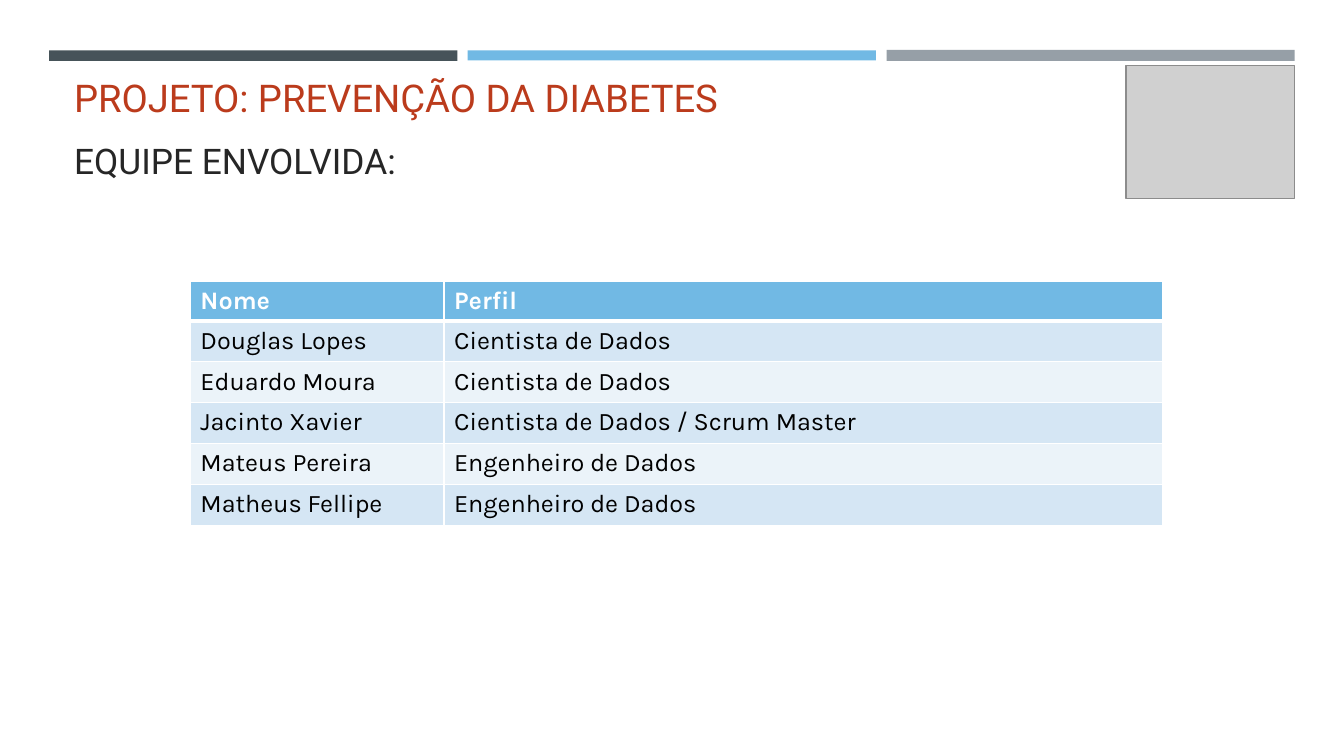
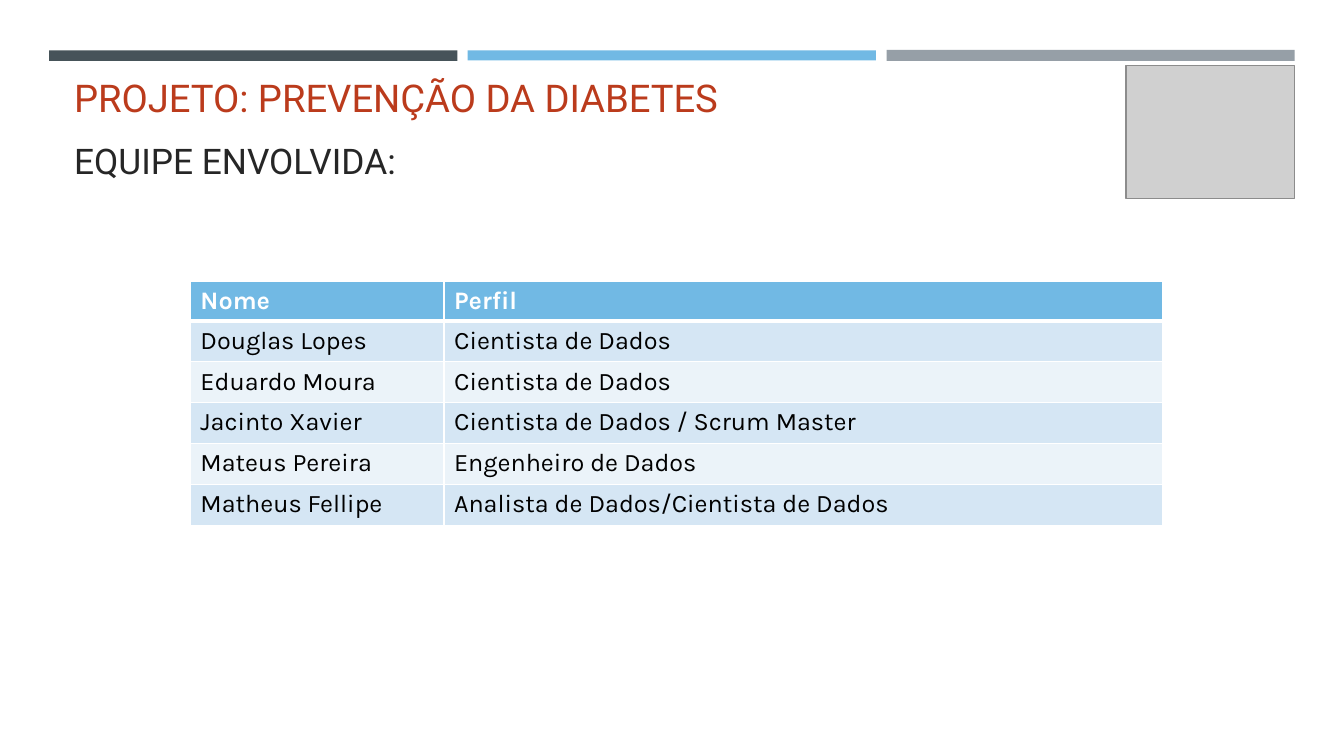
Before and after one commit to MatheusFCBarros/Sparklabs_Projeto_Previsao_de_diabetes, a slide deck: slide 3 of 3_Documentos/Apresentação - Prevenção da Diabetes.pptx. Drawn at 1344x756 pixels with LibreOffice and Linux fonts; fonts in the diff are those of the drawing; grey boxes stand for pictures. Boxes give left, top, right and bottom in pixels: in the first picture for what was removed or moved away, otherwise in the second. Text is boxed around its words. In the diff, an @@ line names an element or a change of style, - is before the commit and + after.

```diff
--- a/3_Documentos/Apresentação - Prevenção da Diabetes.pptx
+++ b/3_Documentos/Apresentação - Prevenção da Diabetes.pptx
@@ table at <box>191,281,1164,526</box> @@
-row 6, column 2: Engenheiro de Dados
+row 6, column 2: Analista de Dados/Cientista de Dados
```
Also in this commit, not shown: 1 other slide changed, 2 other files.
